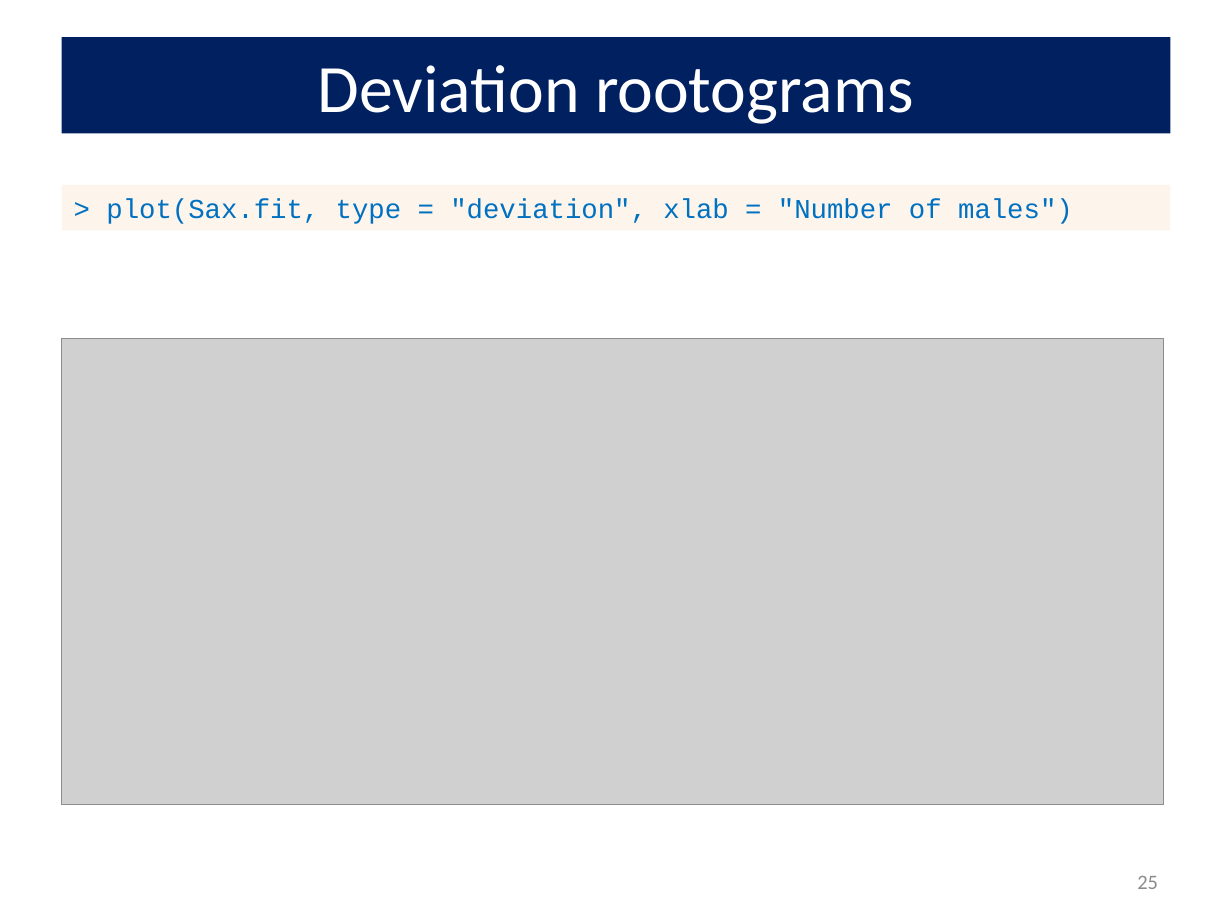
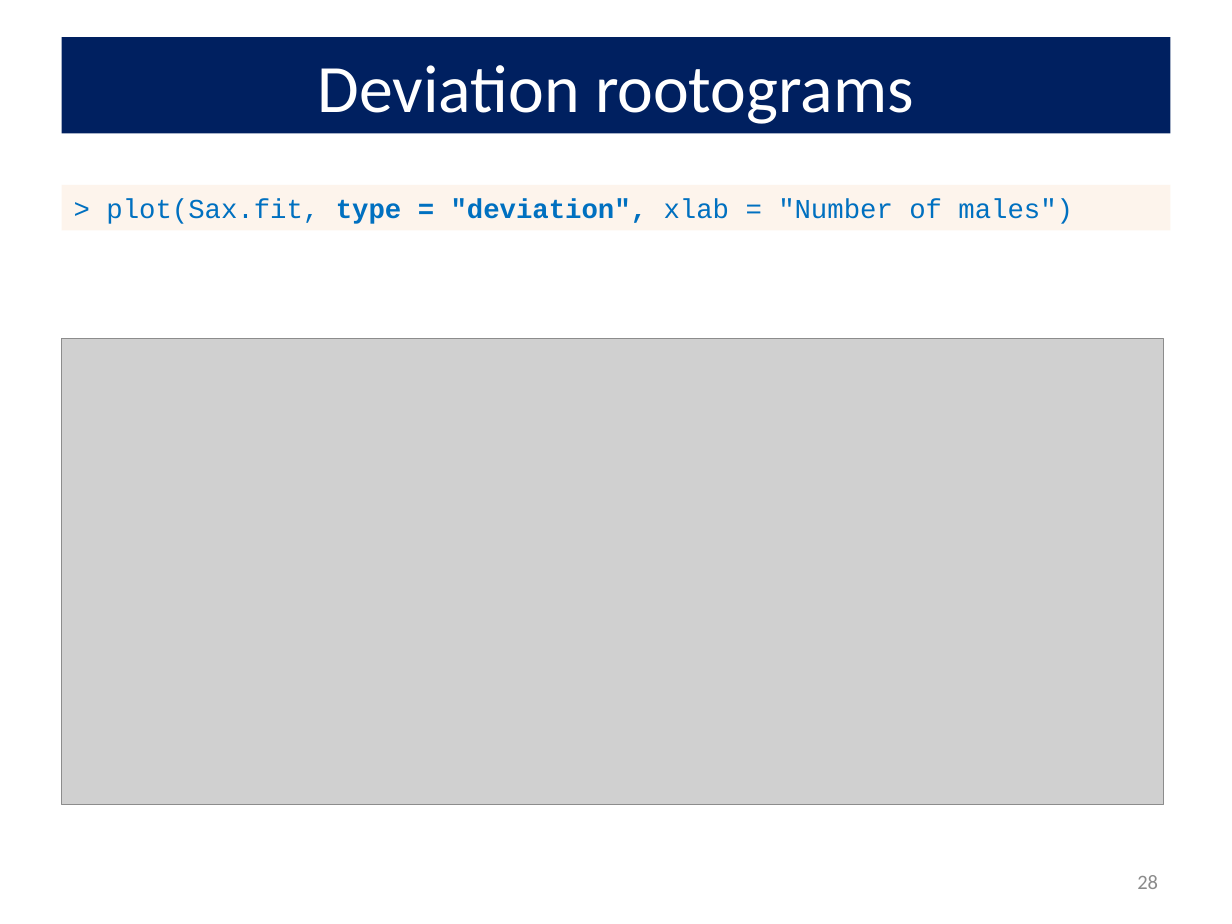
Before and after one commit to friendly/psy6136, a slide deck: slide 28 of docs/lectures/02-Discrete.pptx (slide 25 before the commit). Drawn at 1232x924 pixels with LibreOffice and Linux fonts; fonts in the diff are those of the drawing; grey boxes stand for pictures. Boxes give left, top, right and bottom in pixels: in the first picture for what was removed or moved away, otherwise in the second. Text is boxed around its words. In the diff, an @@ line names an element or a change of style, - is before the commit and + after.

```diff
--- a/docs/lectures/02-Discrete.pptx
+++ b/docs/lectures/02-Discrete.pptx
@@ rectangle "> plot(Sax.fit, type = "deviation", ..." at (62, 185, 1170, 230): bold on in "type = "deviation"," @@
@@ page number at (1137, 875, 1158, 889): text changed @@
-25
+28
```
Also in this commit, not shown: 7 other slides changed, 3 slides added, 21 other files.
